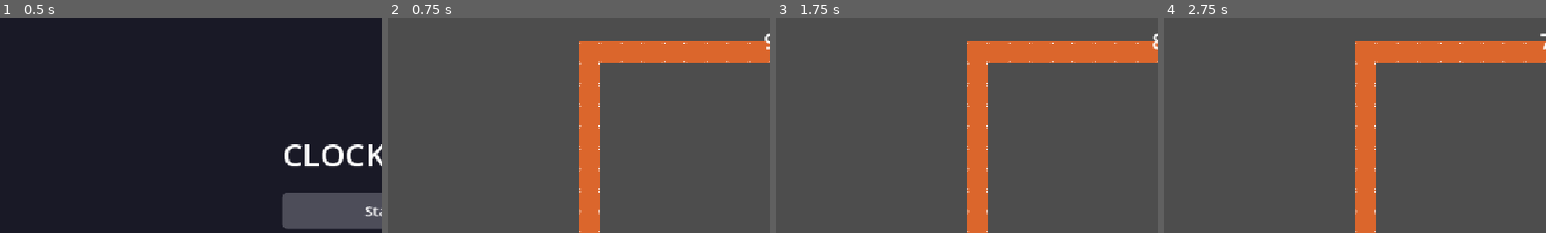
Above: before the commit, frames 1-4 (left to right).
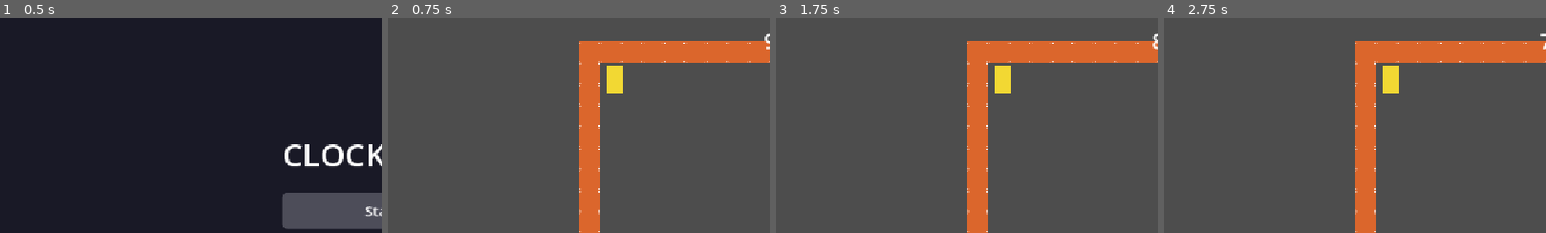
Above: after the commit, the same moments.

Repository: swan-eternal/clockwork
Game: Godot game, scene res://scenes/main_menu.tscn
Same seed, same stepped clock (60 frames per second), same inputs: the game is played once before the commit and once after it.
Inputs:
- Up to frame 1 (0.5 s): no input
- Up to frame 2 (0.75 s): click "Start" at 0.5 s
- Up to frame 3 (1.75 s): tap Enter (ui_accept) at 1.25, 1.52 s; hold Right (ui_right) from 1.28 s (still down)
- Up to frame 4 (2.75 s): keep holding Right (ui_right); tap Enter (ui_accept) at 2.27 s
The pictures show only the part of the screen within x 0-50%, y 0-50%; the shares and areas given below are measured in that part.

Frame 1 is identical in both runs. In frame 2, 0.5% of the frame differs, in the area x 57-62%, y 22-36%; in frame 3, 0.5%; in frame 4, 0.5%.
Error before the commit: Invalid access to property or key 'player_won' on a base object of type 'null instance'. (res://scripts/level.gd:25)

Commit message:
Fix flag.tscn parse: SubResource id referenced as ExtResource
color_ramp on the ParticleProcessMaterial referenced GradientTexture1D_confetti as ExtResource, but it's declared as a [sub_resource] in the same scene (inline-only, no .tres file). Godot 4 fails the parse, which surfaces as 'error while parsing the file' on flag.tscn and cascades to a 'missing dependencies' error on anything that instances it (level_template.tscn + all 3 levels).

Caught by Jason on project reload 2026-07-24 after a uid cache invalidation forced re-parse.

Diff:
--- a/scenes/flag.tscn
+++ b/scenes/flag.tscn
@@ -23,7 +23,7 @@
 gravity = Vector3(0, 980, 0)
 scale_min = 0.5
 scale_max = 1.5
-color_ramp = ExtResource("GradientTexture1D_confetti")
+color_ramp = SubResource("GradientTexture1D_confetti")
 
 [node name="Flag" type="Area2D"]
 script = ExtResource("1_flag")
